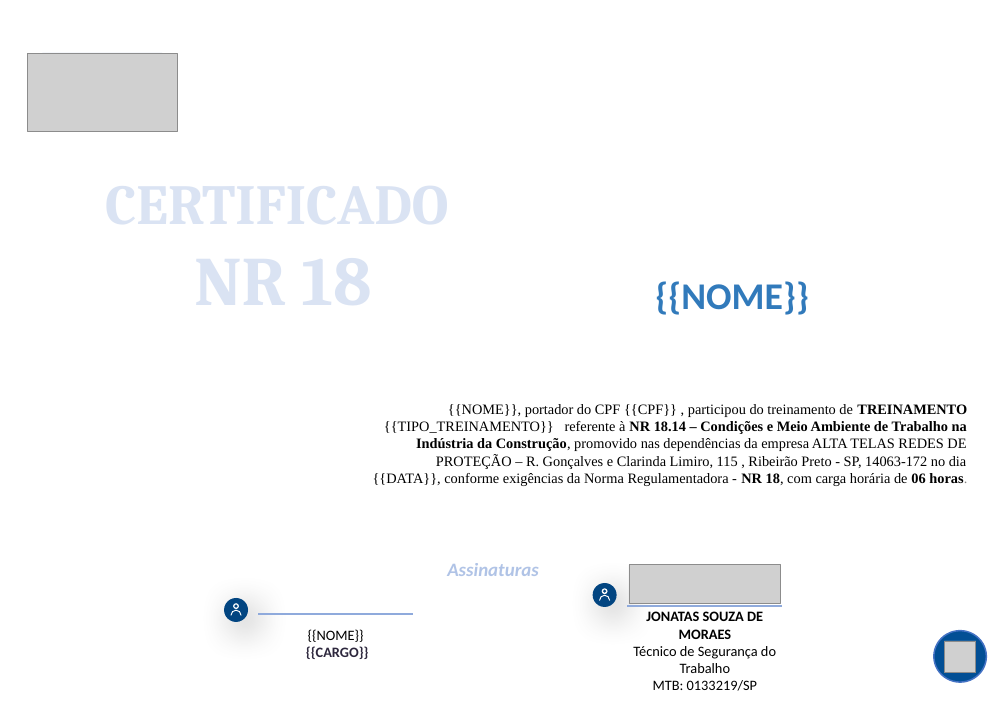
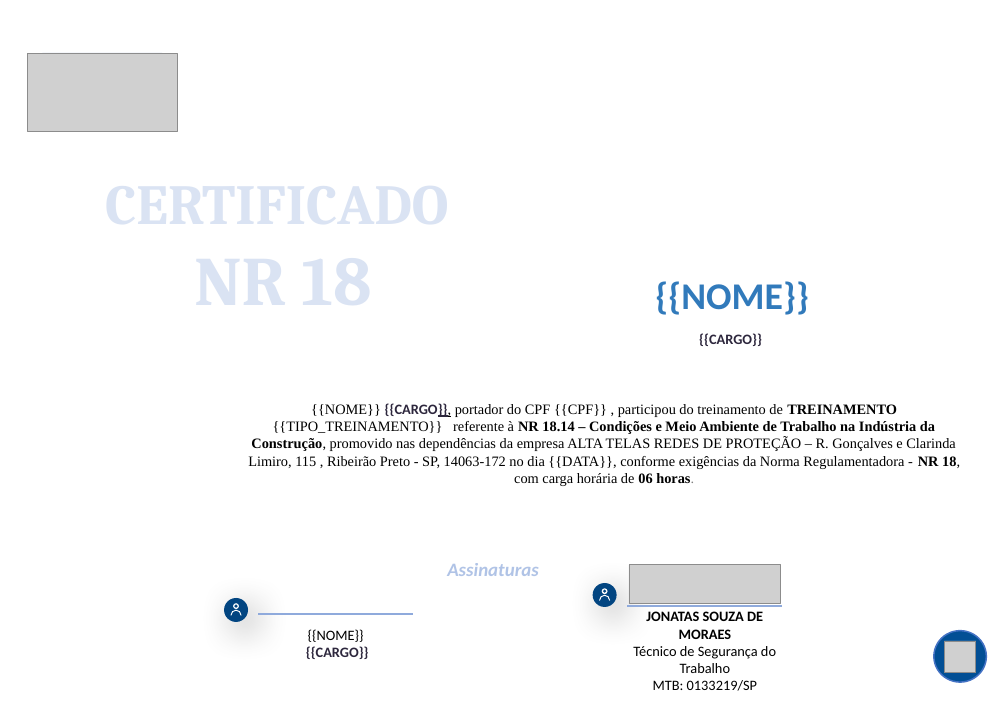
Before and after one commit to LevitaSofia/appcertificadosnrs, a slide deck: slide 1 of modelos_nr/NR18_modelo.pptx. Drawn at 1008x713 pixels with LibreOffice and Linux fonts; fonts in the diff are those of the drawing; grey boxes stand for pictures; background and template pictures are left out. Boxes give left, top, right and bottom in pixels: in the first picture for what was removed or moved away, otherwise in the second. Text is boxed around its words. In the diff, an @@ line names an element or a change of style, - is before the commit and + after.

```diff
--- a/modelos_nr/NR18_modelo.pptx
+++ b/modelos_nr/NR18_modelo.pptx
@@ text added at box(699, 333, 762, 346), 12 pt, text #2D273D, bold @@
+{{CARGO}}
@@ text at box(248, 403, 960, 486): text changed @@
-{{NOME}}, portador do CPF {{CPF}} , participou do treinamento de TREINAMENTO {{TIPO_TREINAMENTO}} referente à NR 18.14 – Condições e Meio Ambiente de Trabalho na Indústria da Construção, promovido nas dependências da empresa ALTA TELAS REDES DE PROTEÇÃO – R. Gonçalves e Clarinda Limiro, 115 , Ribeirão Preto - SP, 14063-172 no dia {{DATA}}, conforme exigências da Norma Regulamentadora - NR 18, com carga horária de 06 horas.
+{{NOME}} {{CARGO}}, portador do CPF {{CPF}} , participou do treinamento de TREINAMENTO {{TIPO_TREINAMENTO}} referente à NR 18.14 – Condições e Meio Ambiente de Trabalho na Indústria da Construção, promovido nas dependências da empresa ALTA TELAS REDES DE PROTEÇÃO – R. Gonçalves e Clarinda Limiro, 115 , Ribeirão Preto - SP, 14063-172 no dia {{DATA}}, conforme exigências da Norma Regulamentadora - NR 18, com carga horária de 06 horas.
```
Also in this commit, not shown: 1 other file.
